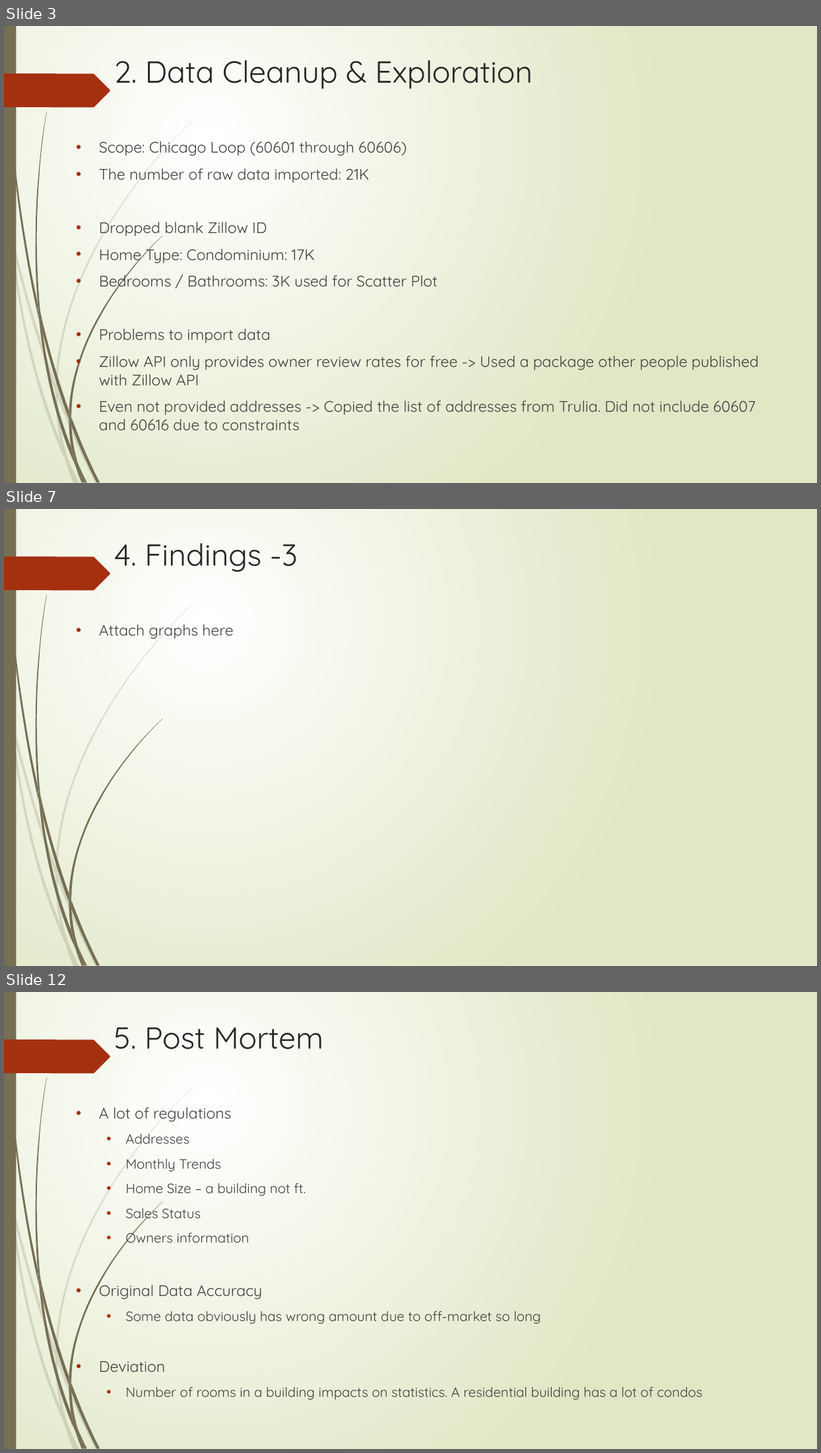
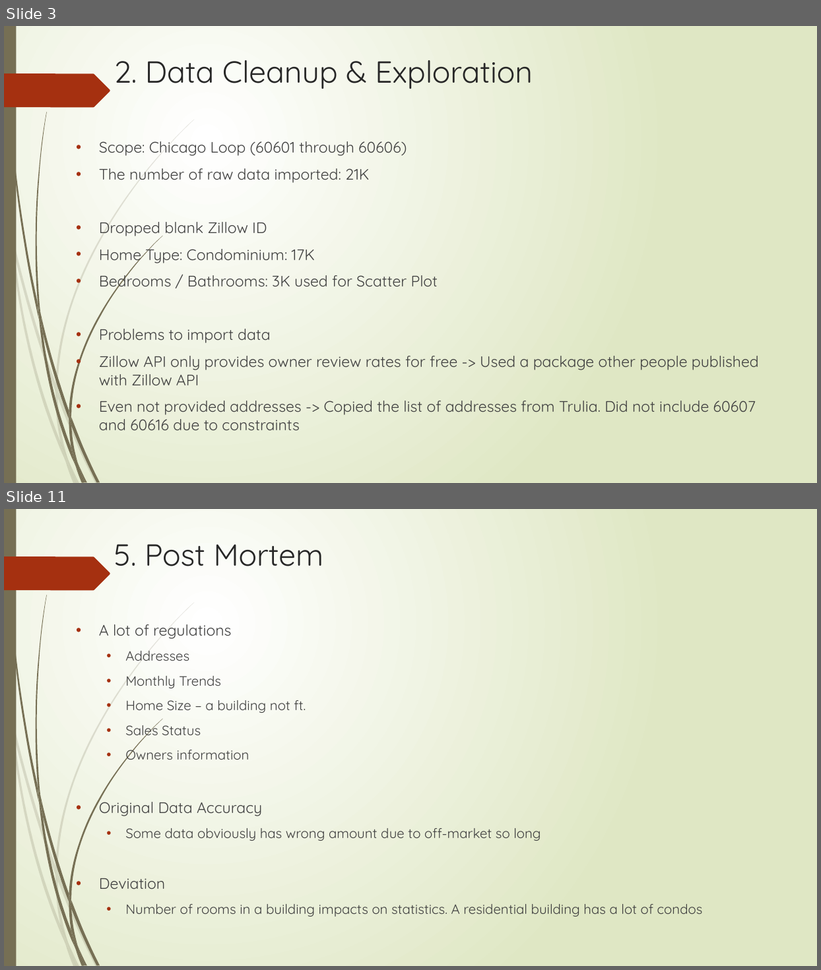
Before and after one commit to FeLowe/NW-Bootcamp-Projects, a slide deck: Presentation - Fernanda Mina.pptx. Shown one above the other, each under a label of ours: slides 3, 7 and 12 before the commit, slides 3 and 11 after it; the slides between them are not shown. The pictures are 821x1453 and 821x970 pixels, drawn with LibreOffice and Linux fonts; fonts in the diff are those of the drawing. Boxes give left, top, right and bottom in pixels: in the first picture for what was removed or moved away, otherwise in the second. Text is boxed around its words. In the diff, an @@ line names an element or a change of style, - is before the commit and + after.

```diff
--- a/Presentation - Fernanda Mina.pptx
+++ b/Presentation - Fernanda Mina.pptx
@@ slide 7 removed at [4,509,817,966], background gradient #FFFFFF to #DFE8C4; not listed: 24 template elements that a slide beside it also shows @@
@@ title removed at [114,543,298,572] @@
-4. Findings -3
@@ text removed at [99,625,233,639] @@
-• Attach graphs here
@@ what was slide 12 is now slide 11 @@
```
Also in this commit, not shown: 5 slides changed, 2 slides added, 2 other slides removed, 6 other files.
